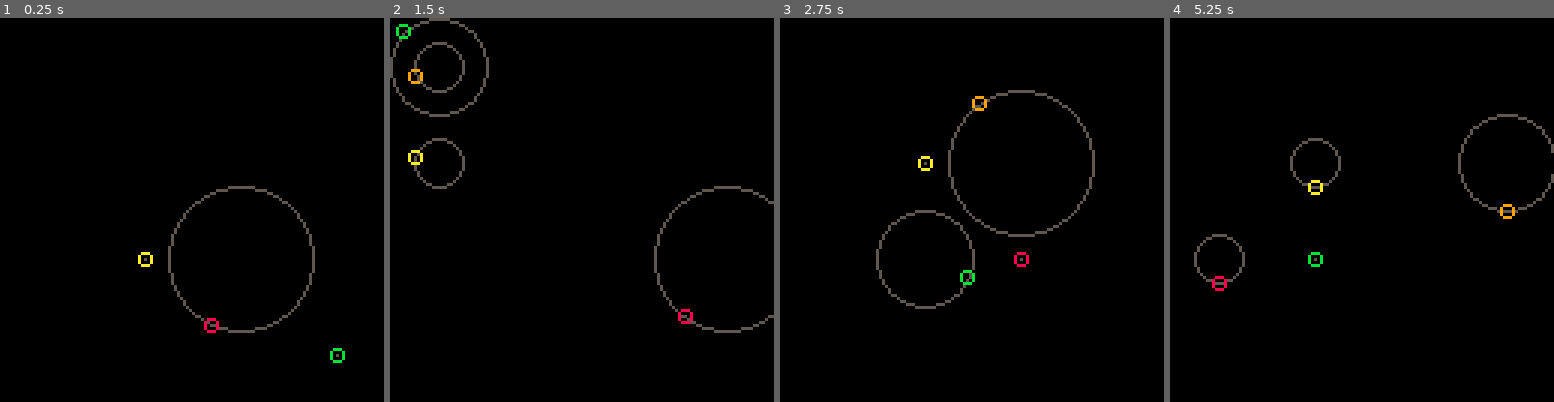
Above: before the commit, frames 1-4 (left to right).
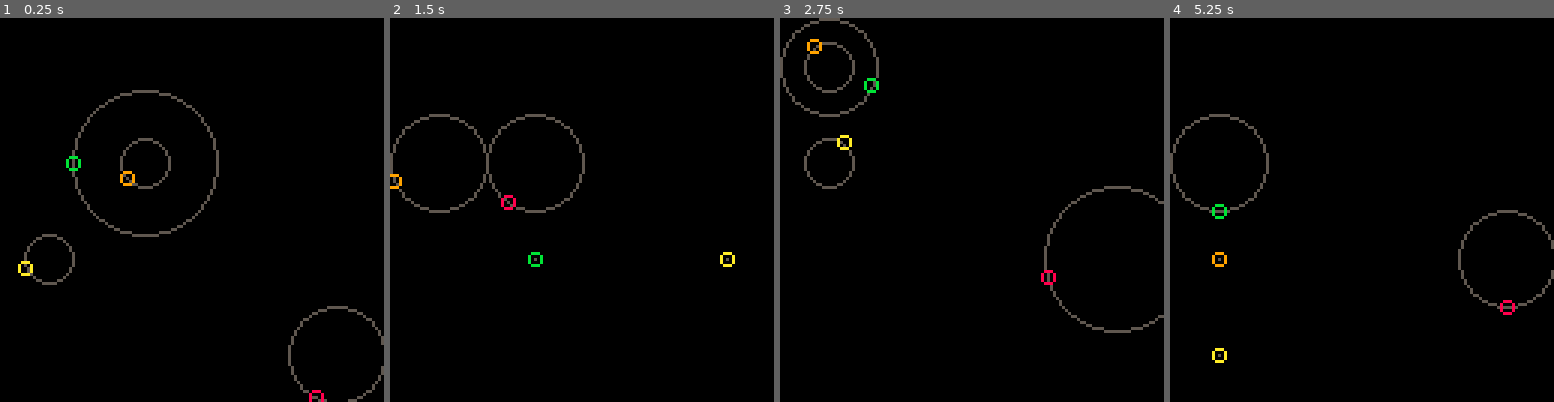
Above: after the commit, the same moments.

Repository: adam-sporka/pico-8-projects
Game: PICO-8 cartridge incomplete/proximity-makes-sound.p8
The game is run twice, just before and just after one commit, with the same random seed, the same clock (stepped at 60 frames per second) and the same inputs.
Inputs:
- Up to frame 1 (0.25 s): no input
- Up to frame 2 (1.5 s): tap X (X key) at 0.33, 1.07 s; tap O (Z key) at 0.7 s
- Up to frame 3 (2.75 s): tap O (Z key) at 1.7, 2.1, 2.5 s; tap X (X key) at 1.85 s
- Up to frame 4 (5.25 s): tap O (Z key) every 0.4 s from 2.9 to 4.9 s; tap X (X key) at 2.97, 4.08, 5.2 s

The runs differ from the first frame. In frame 1, 3.1% of the frame differs, in the area x 4-100%, y 18-100%; in frame 2, 3.2%; in frame 3, 3.6%, in the area x 0-100%, y 0-83%; in frame 4, 2.6%.

Commit message:
Proximity Makes Sound: Better dump to clipboard. Default links.

Diff:
--- a/incomplete/proximity-makes-sound.p8
+++ b/incomplete/proximity-makes-sound.p8
@@ -23,41 +23,52 @@
 	last_beep_channel=channel
 end
 
+links={}
+function new_link(i1,i2)
+	l={}
+	l.i1,l.i2=i1,i2
+	l.f,l.e,l.d,l.t=0,0,0,0
+	add(links,l)
+end
+
 discs={}
 function new_disc(x,y,r,a,w)
 	d={}
 	d.x,d.y,d.r,d.a,d.w=x,y,r,a,w
 	d.color=(#discs)%8+8
 	add(discs,d)
+	if #discs>1 then
+		new_link(#discs-1,#discs)
+	end
 	return #discs
 end
 
-links={}
-function new_link(i1,i2)
-	l={}
-	l.i1,l.i2=i1,i2
-	l.f,l.e,l.d,l.t=0,0,0,0
-	add(links,l)
-end
-
 function default_scene()
-	a=new_disc(64,32,32,0,1)
-	b=new_disc(64,64,8,0,2)
-	c=new_disc(64,96,48,0,.5)
-	d=new_disc(64,32,64,0,.25)
-	new_link(a,b)
- new_link(b,c)
- new_link(a,d)
+	new_disc(64,32,32,0,1)
+	new_disc(64,64,8,0,2)
+	new_disc(64,96,48,0,.5)
+	new_disc(64,32,64,0,.25)
 end
 
 function ragtime()
-	a=new_disc(112,112, 16,0,0.5)
-	b=new_disc( 48, 48,  8,0,1.0)
-	c=new_disc( 16, 80,  8,0,1.5)
-	d=new_disc( 48, 48, 24,0,2.0)
-	new_link(a,b)
- new_link(b,c)
- new_link(c,d)
+	new_disc(112,112, 16,0,0.5)
+	new_disc( 48, 48,  8,0,1.0)
+	new_disc( 16, 80,  8,0,1.5)
+	new_disc( 48, 48, 24,0,2.0)
+end
+
+function test()
+	new_disc(112,48,24,11.5,0.5)
+	new_disc(48,16,16,23,1)
+	new_disc(48,48,24,34.5,1.5)
+	new_disc(16,48,8,46,2)
+end
+
+function preset()
+	new_disc(80,48,0,199.5,0.5)
+	new_disc(112,80,0,399,1)
+	new_disc(16,16,24,598.5,1.5)
+	new_disc(80,16,16,798,2)
 end
 
 function random_scene()
@@ -66,22 +77,17 @@
 		y=flr(rnd()*4)*32+16
 		r=flr(rnd()*4)*8
 		new_disc(x,y,r,0,i/2)
-		if i>1 then
-			new_link(i-1,i)
-		end
 	end
 end
 
 function reinitialize()
 	discs={}
 	links={}
-	--default_scene()
-	--ragtime()
 	random_scene()
 end
 
 function _init()
-	reinitialize()
+	ragtime()
 end
 
 function get_disc_pos(i)
@@ -150,11 +156,12 @@
 	r=""
 	for i=1,#discs do
 		d=discs[i]
+		r=r.."\tnew_disc("
 		r=r..d.x..","
 		r=r..d.y..","
 		r=r..d.r..","
 		r=r..d.a..","
-		r=r..d.w.."\n"
+		r=r..d.w..")\n"
 	end
 	printh(r,"@clip")
 end
